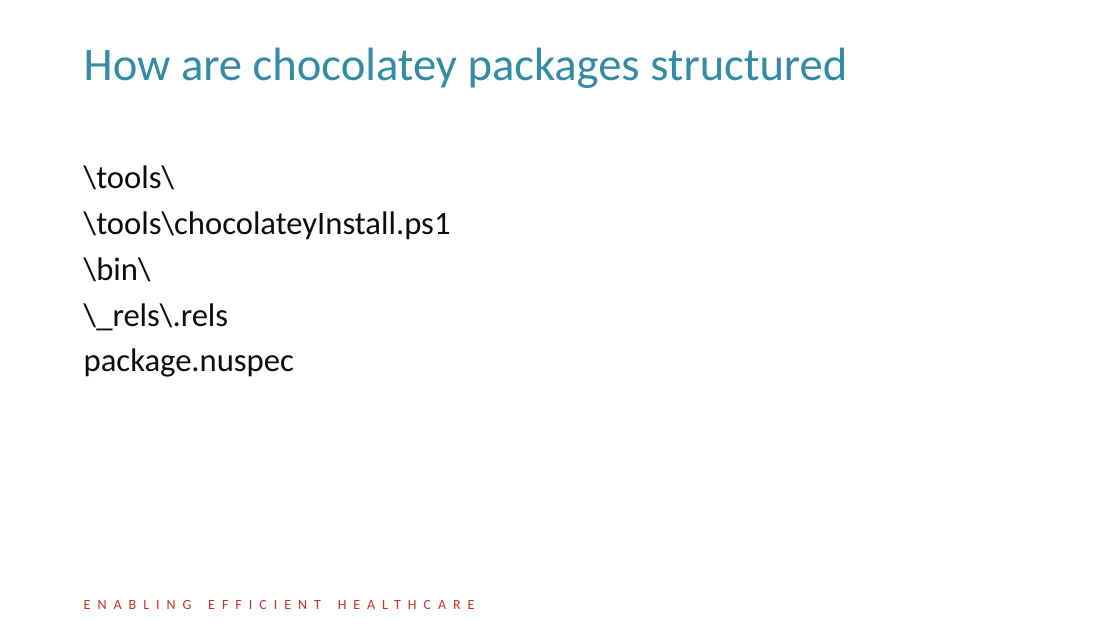
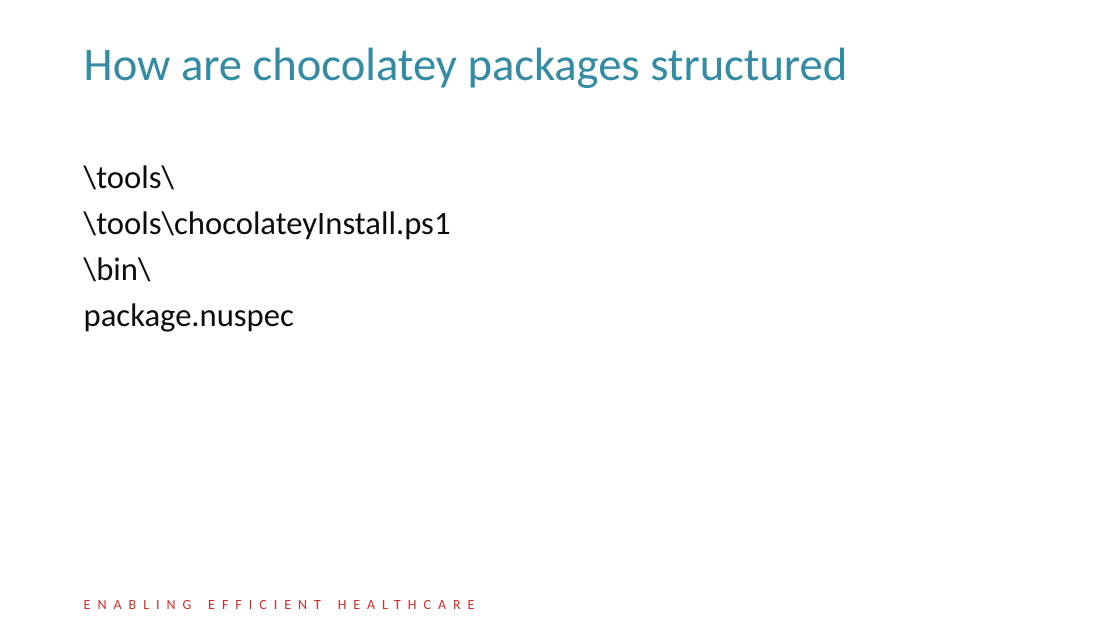
Before and after one commit to DIPSAS/InstallationTech, a slide deck: slide 14 of presentation/InstallationCourse.pptx (slide 13 before the commit). Drawn at 1120x630 pixels with LibreOffice and Linux fonts; fonts in the diff are those of the drawing; background and template pictures are left out. Boxes give left, top, right and bottom in pixels: in the first picture for what was removed or moved away, otherwise in the second. Text is boxed around its words. In the diff, an @@ line names an element or a change of style, - is before the commit and + after.

```diff
--- a/presentation/InstallationCourse.pptx
+++ b/presentation/InstallationCourse.pptx
@@ text at (x1=84, y1=303, x2=229, y2=331): paragraph removed @@
-\_rels\.rels
```
Also in this commit, not shown: 6 other slides changed, 1 slide added.
